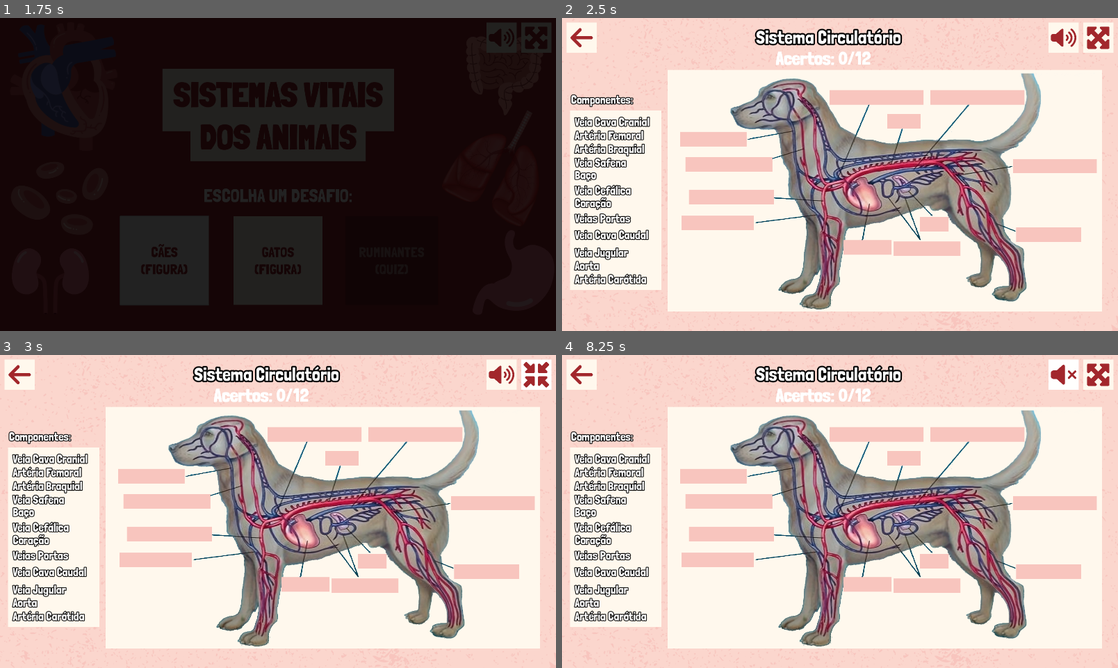
Above: before the commit, frames 1-4 (two rows, left to right).
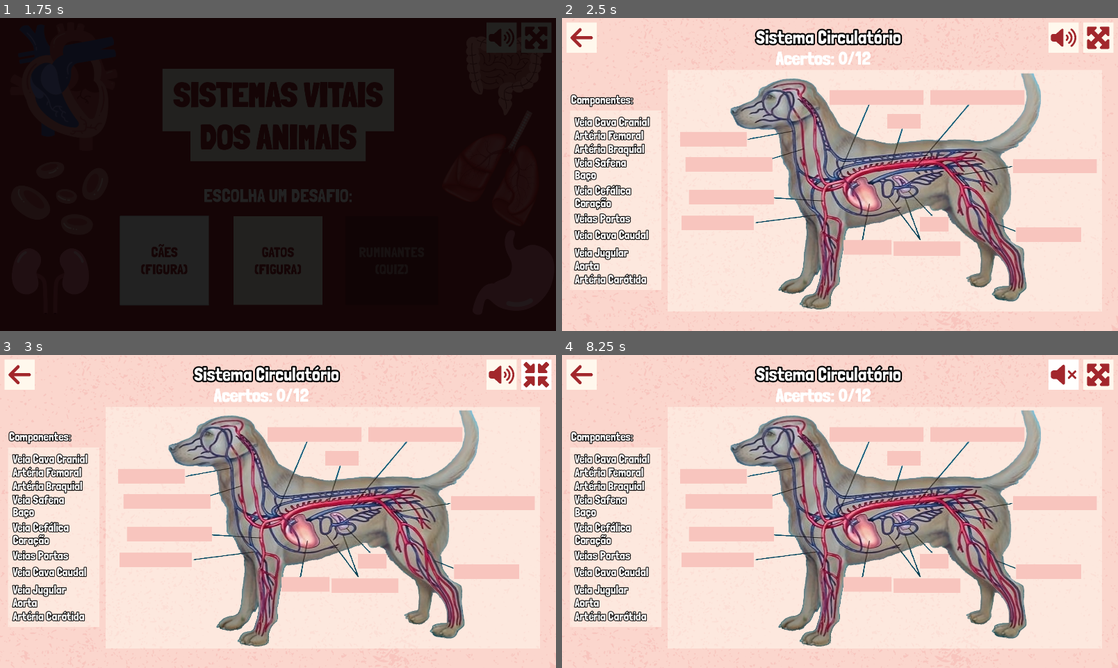
Above: after the commit, the same moments.

Repository: telmotrooper/vet-game
Game: Godot game, scene res://main.tscn
Same seed, same stepped clock (60 frames per second), same inputs: the game is played once before the commit and once after it.
Inputs (mouse positions are in pixels of both pictures, inside the frame that each line leads up to):
- Up to frame 1 (1.75 s): tap Enter at 0.5 s; click "CÃES (FIGURA)" at 1.25 s
- Up to frame 2 (2.5 s): click (1095, 36) at 2 s
- Up to frame 3 (3 s): click (533, 373) at 2.75 s
- Up to frame 4 (8.25 s): click (1095, 373) at 3.5 s; click (584, 373) at 4.25 s; click "GATOS (FIGURA)" at 5 s; click "CÃES (FIGURA)" at 5.75 s; tap Space at 7.25 s; click (1062, 373) at 8 s

Frame 1 is identical in both runs. In frame 2, 1.0% of the frame differs, in the area x 1-98%, y 16-94%; in frame 3, 1.0%; in frame 4, 1.0%.

Commit message:
styling dog level

Diff:
--- a/dog_level/dog_level.tscn
+++ b/dog_level/dog_level.tscn
@@ -45,13 +45,14 @@
 color = Color(0.972549, 0.772549, 0.745098, 1)
 script = ExtResource("4_21gbo")
 
-[node name="PinkStain" type="Sprite2D" parent="Background"]
+[node name="PinkStain" type="Sprite2D" parent="Background/ColorRect"]
 self_modulate = Color(1, 1, 1, 0.470588)
 position = Vector2(908, 420)
 rotation = 0.879464
 texture = ExtResource("14_r2hca")
 
 [node name="ColorRect2" type="ColorRect" parent="Background"]
+self_modulate = Color(1, 1, 1, 0.509804)
 offset_left = 365.0
 offset_top = 179.0
 offset_right = 1865.0
@@ -470,6 +471,7 @@
 label_settings = SubResource("LabelSettings_hcqab")
 
 [node name="ColorRect" type="ColorRect" parent="."]
+self_modulate = Color(1, 1, 1, 0.509804)
 offset_left = 28.0
 offset_top = 319.0
 offset_right = 344.0
